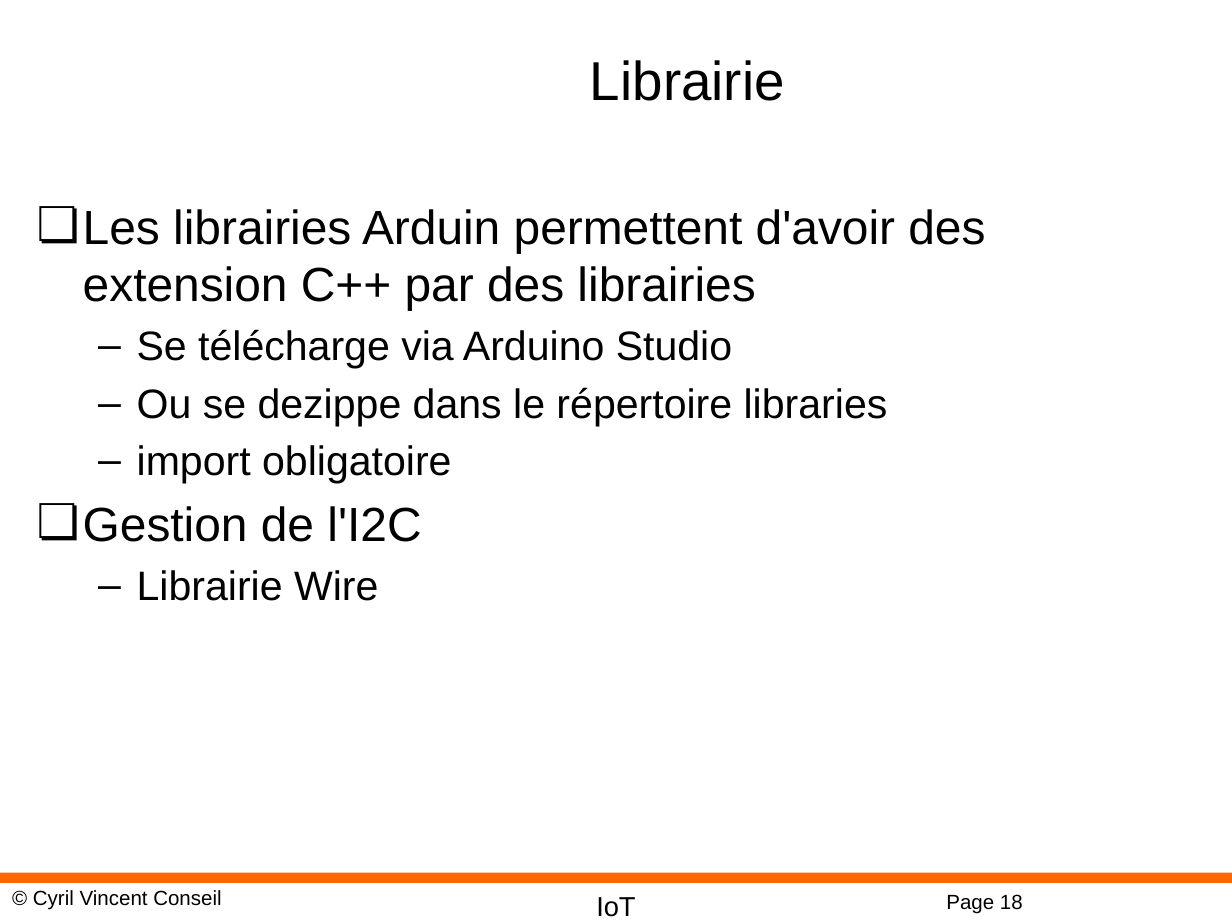
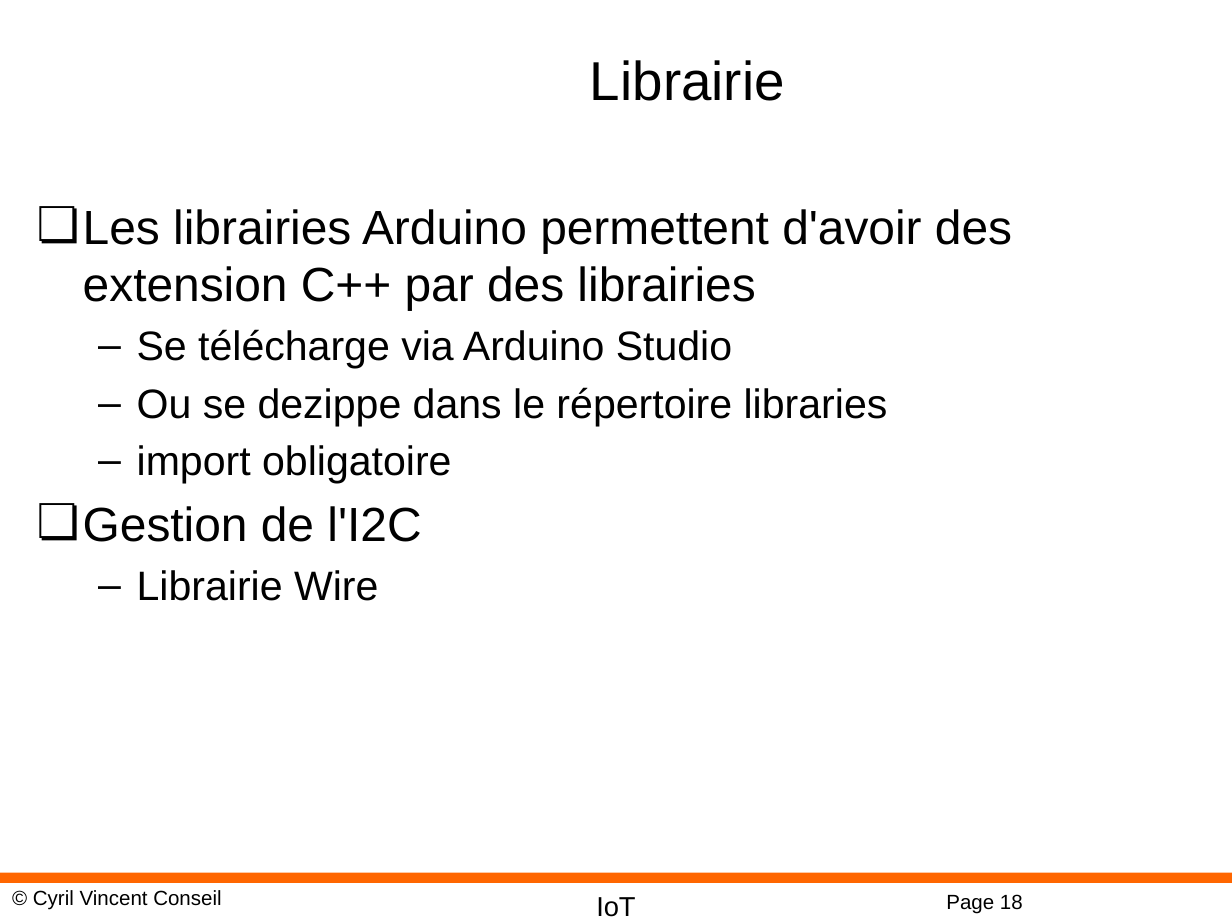
Before and after one commit to cyrilvincent/IoT, a slide deck: slide 18 of ppt/IoT04-ArduinoDev.pptx. Drawn at 1232x924 pixels with LibreOffice and Linux fonts; fonts in the diff are those of the drawing; background and template pictures are left out. Boxes give left, top, right and bottom in pixels: in the first picture for what was removed or moved away, otherwise in the second. Text is boxed around its words. In the diff, an @@ line names an element or a change of style, - is before the commit and + after.

```diff
--- a/ppt/IoT04-ArduinoDev.pptx
+++ b/ppt/IoT04-ArduinoDev.pptx
@@ text at [83,209,1012,311]: text changed @@
-❏ Les librairies Arduin permettent d'avoir des extension C++ par des librairies
+❏ Les librairies Arduino permettent d'avoir des extension C++ par des librairies
```
Also in this commit, not shown: 2 other slides changed, 4 other files.
